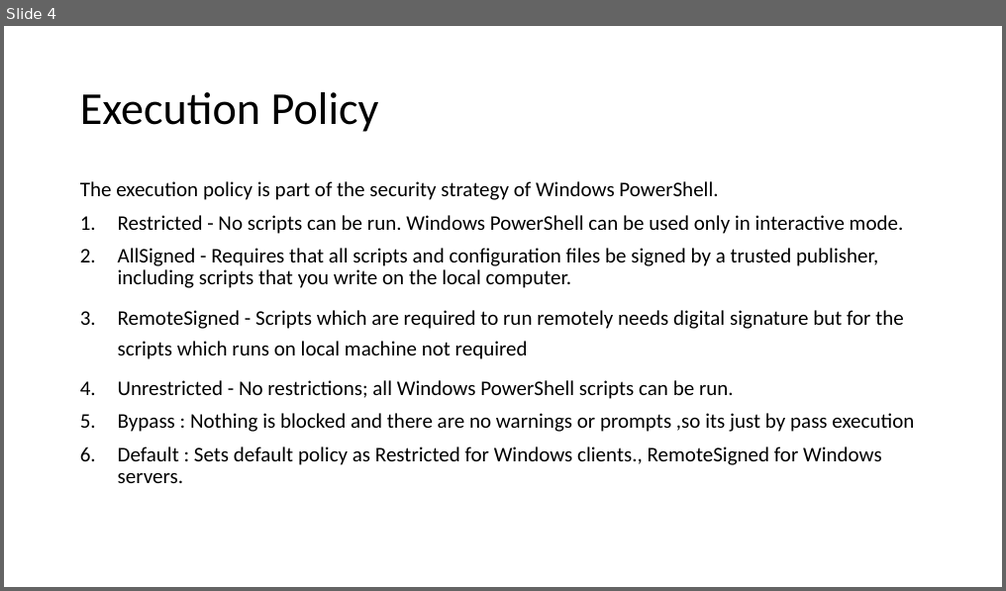
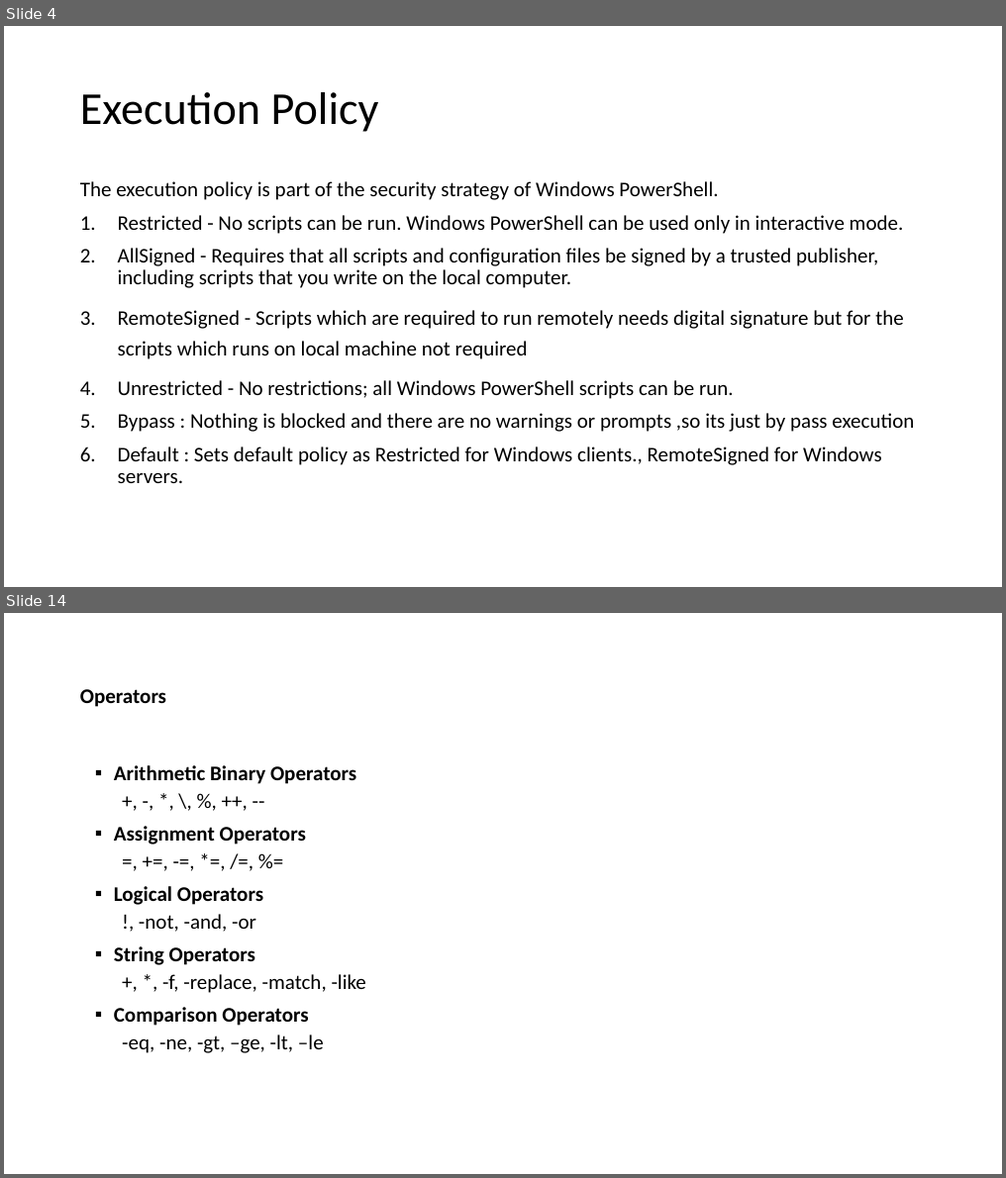
Before and after one commit to heshika/Batch1, a slide deck: Windows Powershell-day 1.pptx. Shown one above the other, each under a label of ours: slide 4 before the commit, slides 4 and 14 after it; the slides between them are not shown. The pictures are 1006x591 and 1006x1178 pixels, drawn with LibreOffice and Linux fonts; fonts in the diff are those of the drawing. Boxes give left, top, right and bottom in pixels: in the first picture for what was removed or moved away, otherwise in the second. Text is boxed around its words. In the diff, an @@ line names an element or a change of style, - is before the commit and + after.

```diff
--- a/Windows Powershell-day 1.pptx
+++ b/Windows Powershell-day 1.pptx
@@ slide 14 added at [4, 613, 1002, 1174], background #FFFFFF @@
@@ title added at [80, 689, 166, 707], 20 pt, text #000000, bold @@
+Operators
@@ text added at [114, 765, 366, 1054], 20 pt, text #000000 @@
+▪ Arithmetic Binary Operators
+  +, -, *, \, %, ++, --
+▪ Assignment Operators
+  =, +=, -=, *=, /=, %=
+▪ Logical Operators
+  !, -not, -and, -or
+▪ String Operators
+  +, *, -f, -replace, -match, -like
+▪ Comparison Operators
+  -eq, -ne, -gt, –ge, -lt, –le
```
Also in this commit, not shown: 1 slide changed, 10 other slides added.
